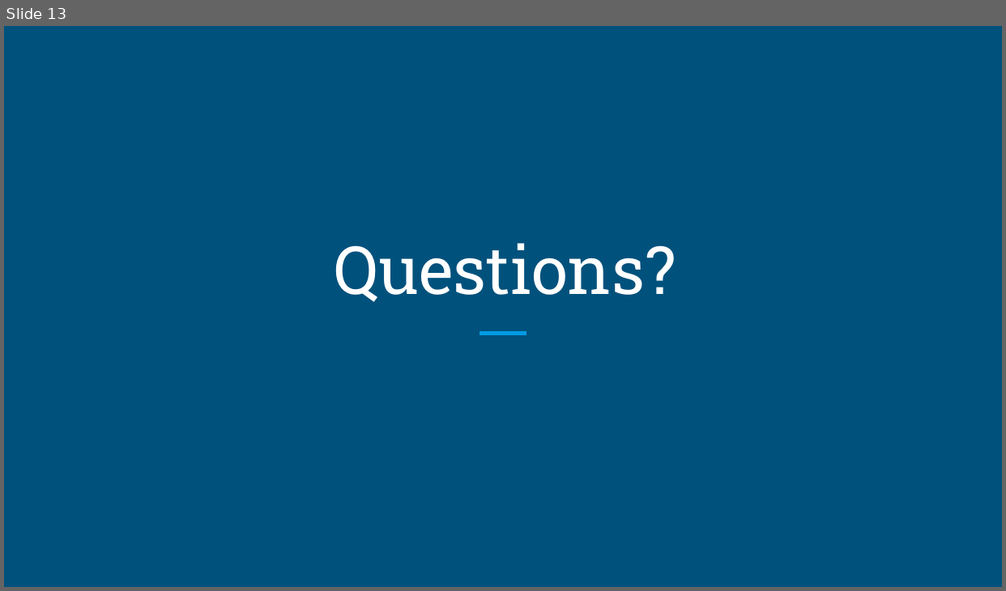
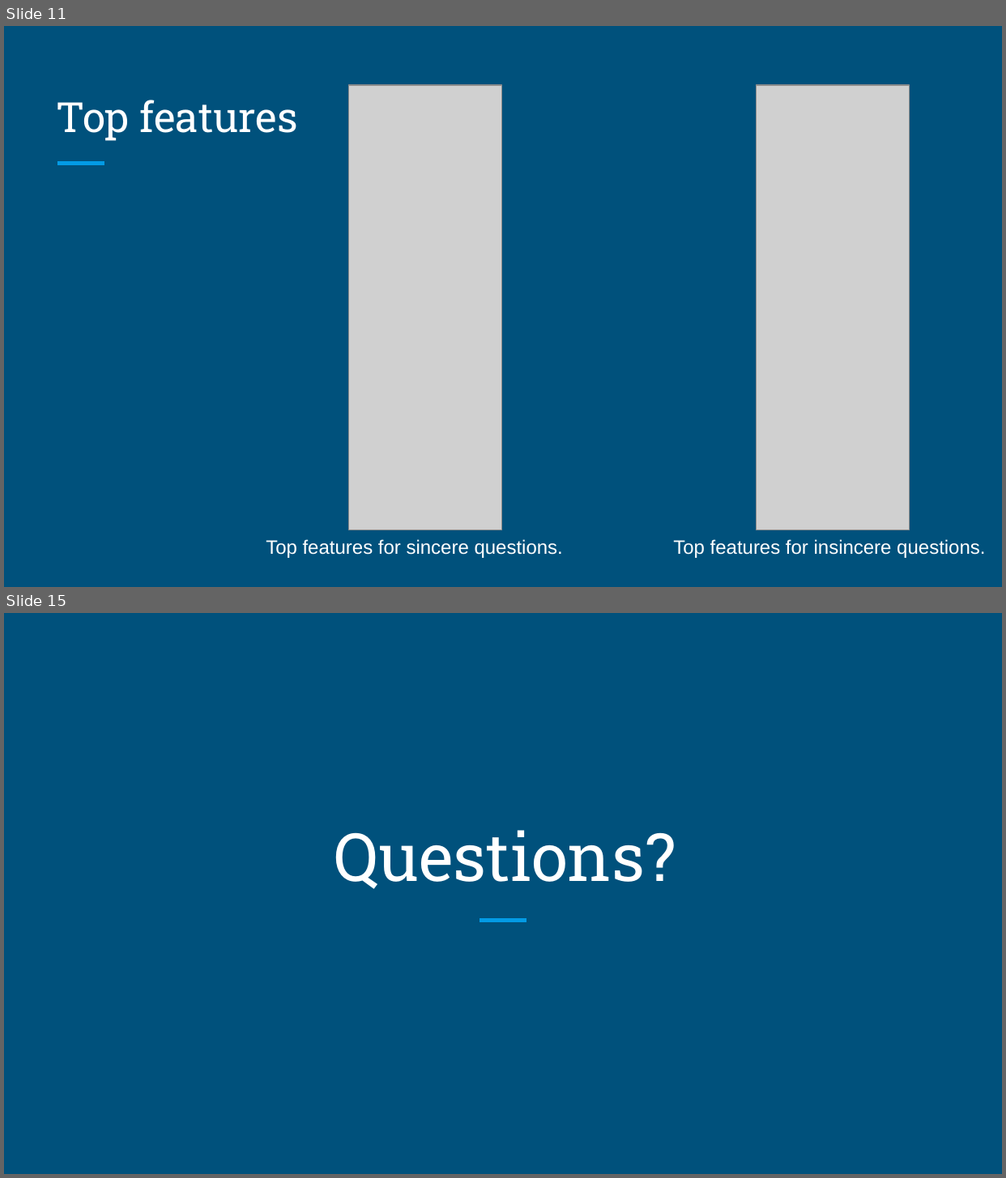
Before and after one commit to shiranimehr/Capstone-two, a slide deck: insincere_questions_classification/reports/Presentation.pptx. Shown one above the other, each under a label of ours: slide 13 before the commit, slides 11 and 15 after it; the slides between them are not shown. The pictures are 1006x591 and 1006x1178 pixels, drawn with LibreOffice and Linux fonts; fonts in the diff are those of the drawing; grey boxes stand for pictures. Boxes give left, top, right and bottom in pixels: in the first picture for what was removed or moved away, otherwise in the second. Text is boxed around its words. In the diff, an @@ line names an element or a change of style, - is before the commit and + after.

```diff
--- a/insincere_questions_classification/reports/Presentation.pptx
+++ b/insincere_questions_classification/reports/Presentation.pptx
@@ slide 11 added at (4, 26, 1002, 587), background #00517C @@
@@ picture added at (348, 85, 501, 530) @@
@@ picture added at (756, 85, 909, 530) @@
@@ title added at (57, 100, 298, 141), 30 pt, text #FFFFFF @@
+Top features
@@ line added from (58, 164) to (104, 164), #039BE5 3 pt @@
@@ text added at (266, 540, 563, 558), 14 pt, text #FFFFFF @@
+Top features for sincere questions.
@@ text added at (673, 540, 985, 558), 14 pt, text #FFFFFF @@
+Top features for insincere questions.
@@ what was slide 13 is now slide 15 @@
```
Also in this commit, not shown: 7 slides changed, 1 other slide added.
